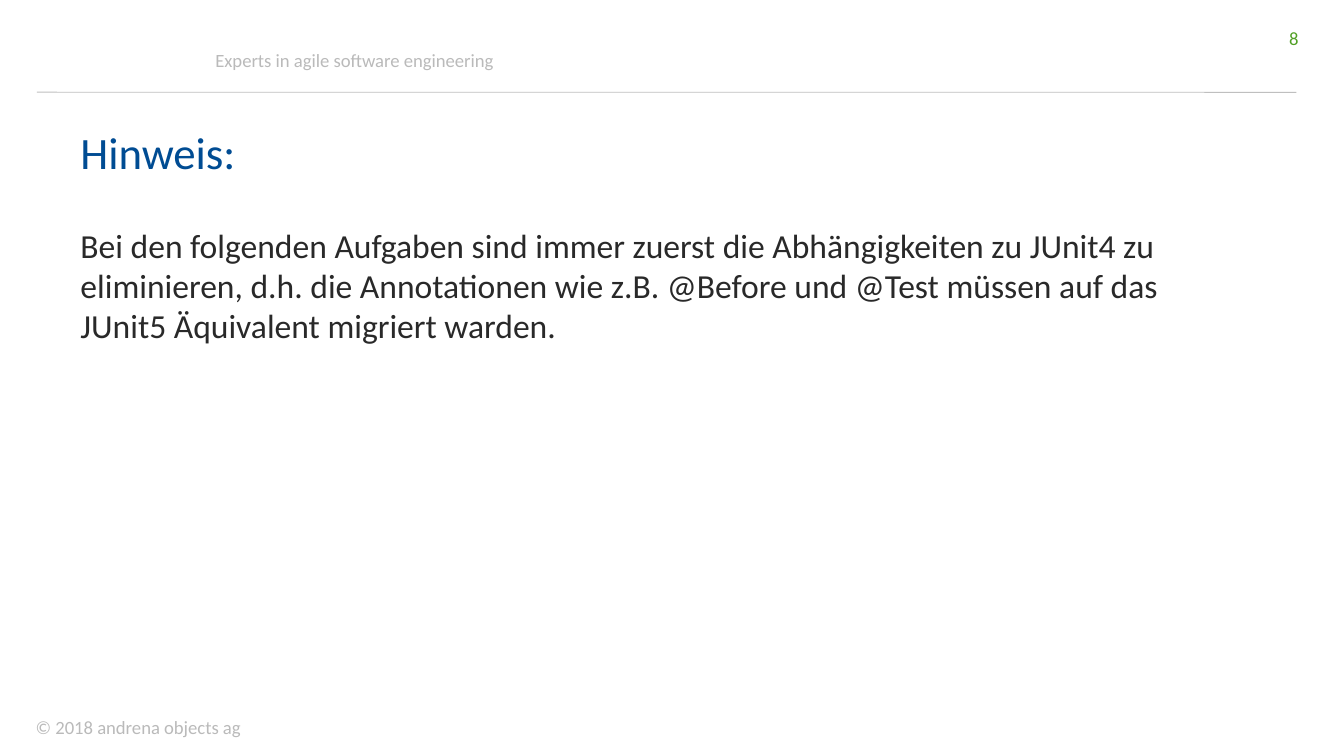
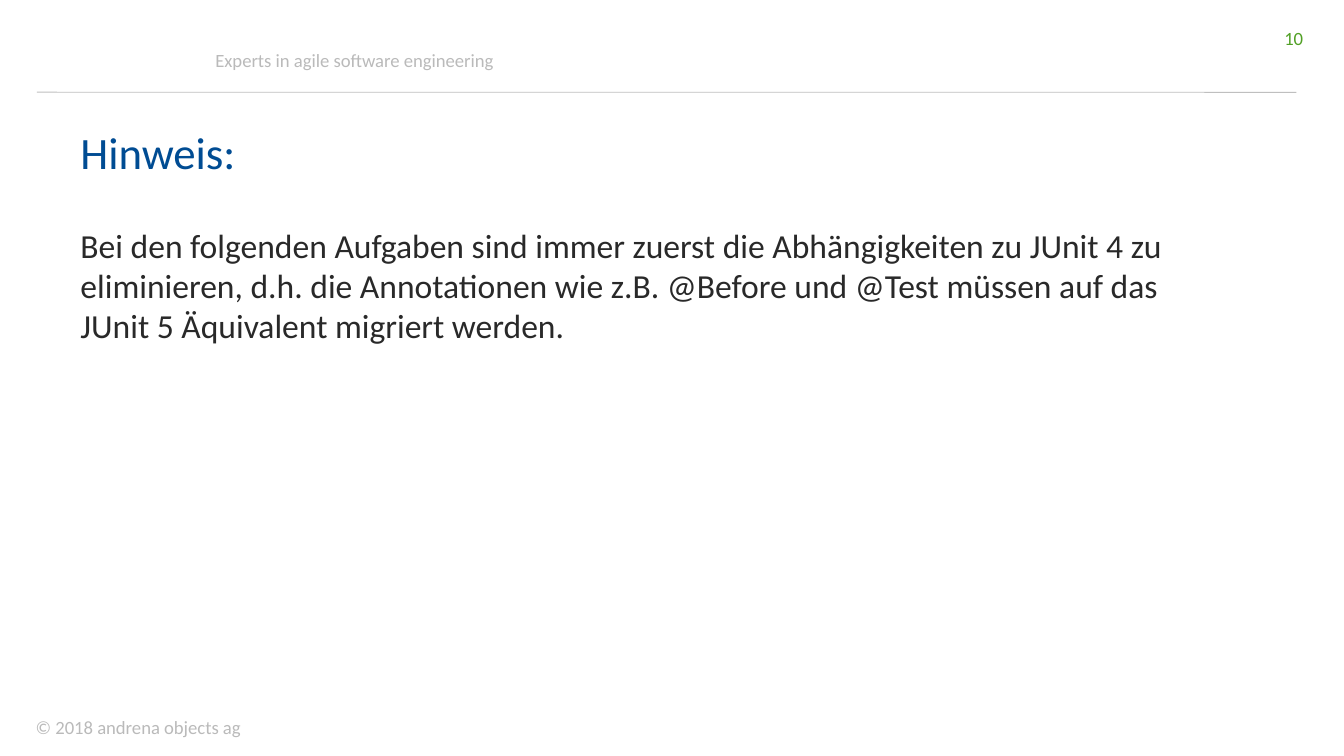
Before and after one commit to andrena/junit5-workshop-et-ka-2018, a slide deck: slide 10 of files/Folien.pptx (slide 8 before the commit). Drawn at 1344x756 pixels with LibreOffice and Linux fonts; fonts in the diff are those of the drawing; background and template pictures are left out. Boxes give left, top, right and bottom in pixels: in the first picture for what was removed or moved away, otherwise in the second. Text is boxed around its words. In the diff, an @@ line names an element or a change of style, - is before the commit and + after.

```diff
--- a/files/Folien.pptx
+++ b/files/Folien.pptx
@@ page number at [1284, 33, 1303, 45]: text changed @@
-8
+10
@@ text at [80, 234, 1162, 344]: text changed @@
-Bei den folgenden Aufgaben sind immer zuerst die Abhängigkeiten zu JUnit4 zu eliminieren, d.h. die Annotationen wie z.B. @Before und @Test müssen auf das JUnit5 Äquivalent migriert warden.
+Bei den folgenden Aufgaben sind immer zuerst die Abhängigkeiten zu JUnit 4 zu eliminieren, d.h. die Annotationen wie z.B. @Before und @Test müssen auf das JUnit 5 Äquivalent migriert werden.
```
Also in this commit, not shown: 27 other slides changed, 5 slides added, 1 slide removed.
